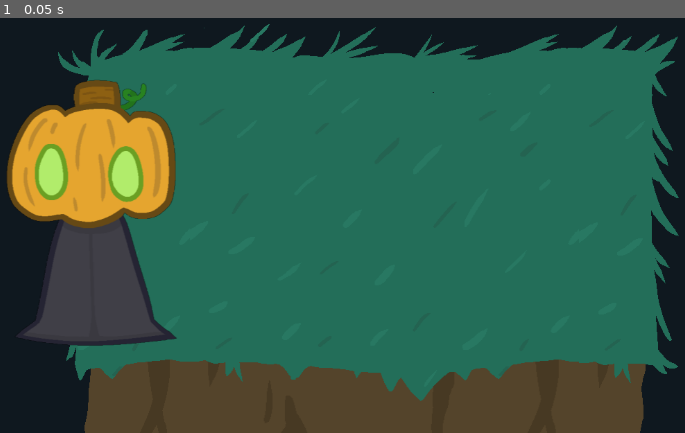
Above: before the commit, frame 1.
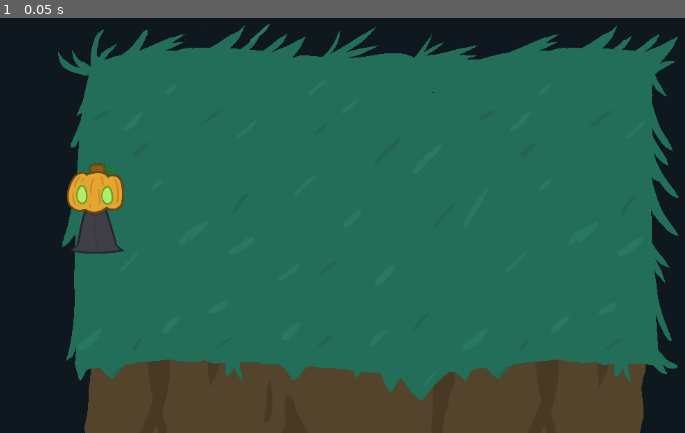
Above: after the commit, the same moment.

Repository: Sashko-Kit/Harvest
Game: Godot game, scene res://my_level.tscn
Two runs of this game, one before a commit and one after it. Both use one fixed random seed, a clock stepped at 60 frames per second and the inputs below.
Inputs:
- Up to frame 1 (0.05 s): no input

The runs differ from the first frame. In frame 1, 10% of the frame differs, in the area x 1-26%, y 14-80%.

Commit message:
Player Changes

Diff:
--- /dev/null
+++ b/player.gd
@@ -0,0 +1,11 @@
+extends RigidBody2D
+
+
+# Called when the node enters the scene tree for the first time.
+func _ready():
+	pass # Replace with function body.
+
+
+# Called every frame. 'delta' is the elapsed time since the previous frame.
+func _process(delta):
+	pass
--- a/player.tscn
+++ b/player.tscn
@@ -1,18 +1,21 @@
-[gd_scene load_steps=3 format=3 uid="uid://dbw45q6auhv0c"]
+[gd_scene load_steps=4 format=3 uid="uid://dbw45q6auhv0c"]
 
 [ext_resource type="Texture2D" uid="uid://db7vql310o3y5" path="res://pkid_forward.png" id="1_dym66"]
+[ext_resource type="Script" path="res://player.gd" id="1_jje0j"]
 
-[sub_resource type="CapsuleShape2D" id="CapsuleShape2D_am74u"]
-radius = 124.0
-height = 416.0
+[sub_resource type="CapsuleShape2D" id="CapsuleShape2D_lwivu"]
+radius = 51.1765
+height = 170.588
 
 [node name="Player" type="RigidBody2D"]
 scale = Vector2(0.34, 0.34)
 gravity_scale = 0.0
+script = ExtResource("1_jje0j")
 
 [node name="Sprite2D" type="Sprite2D" parent="."]
+scale = Vector2(0.34, 0.34)
 texture = ExtResource("1_dym66")
 
 [node name="CollisionShape2D" type="CollisionShape2D" parent="."]
-position = Vector2(-10, 0)
-shape = SubResource("CapsuleShape2D_am74u")
+position = Vector2(-2.94117, 0)
+shape = SubResource("CapsuleShape2D_lwivu")
